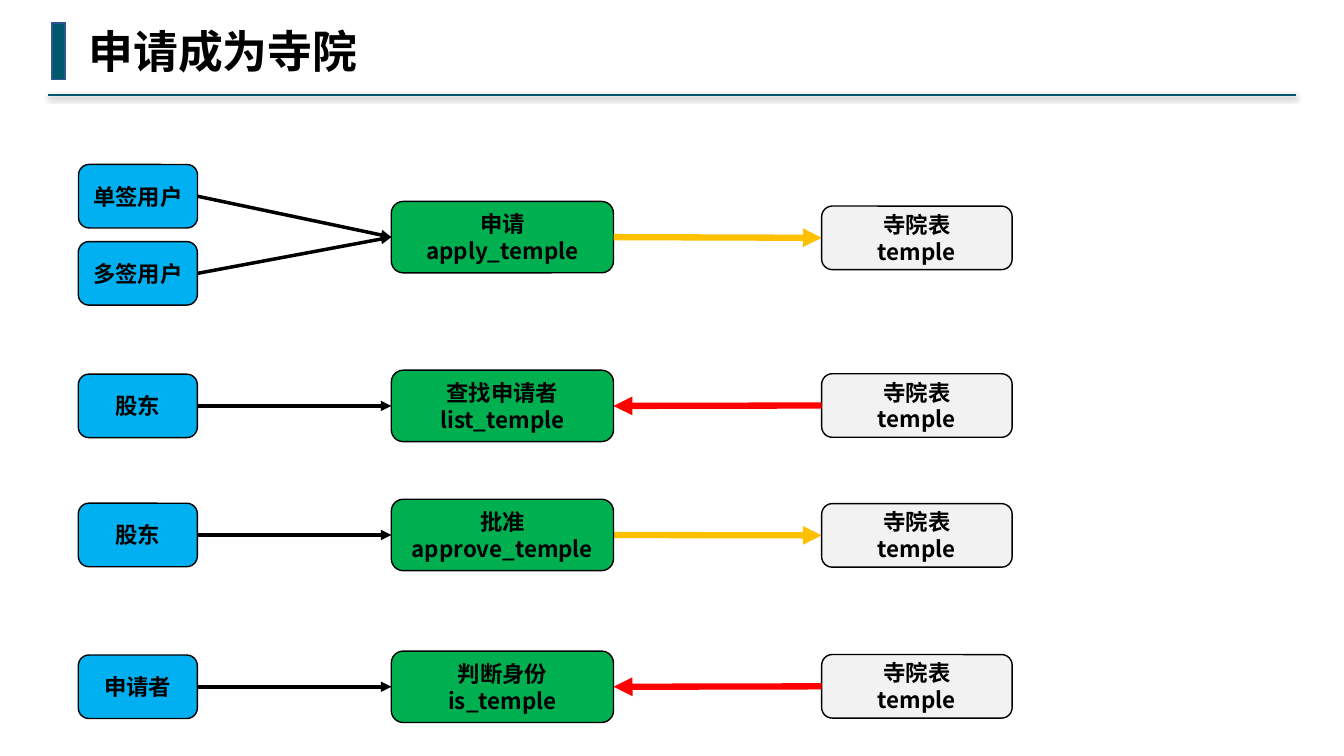
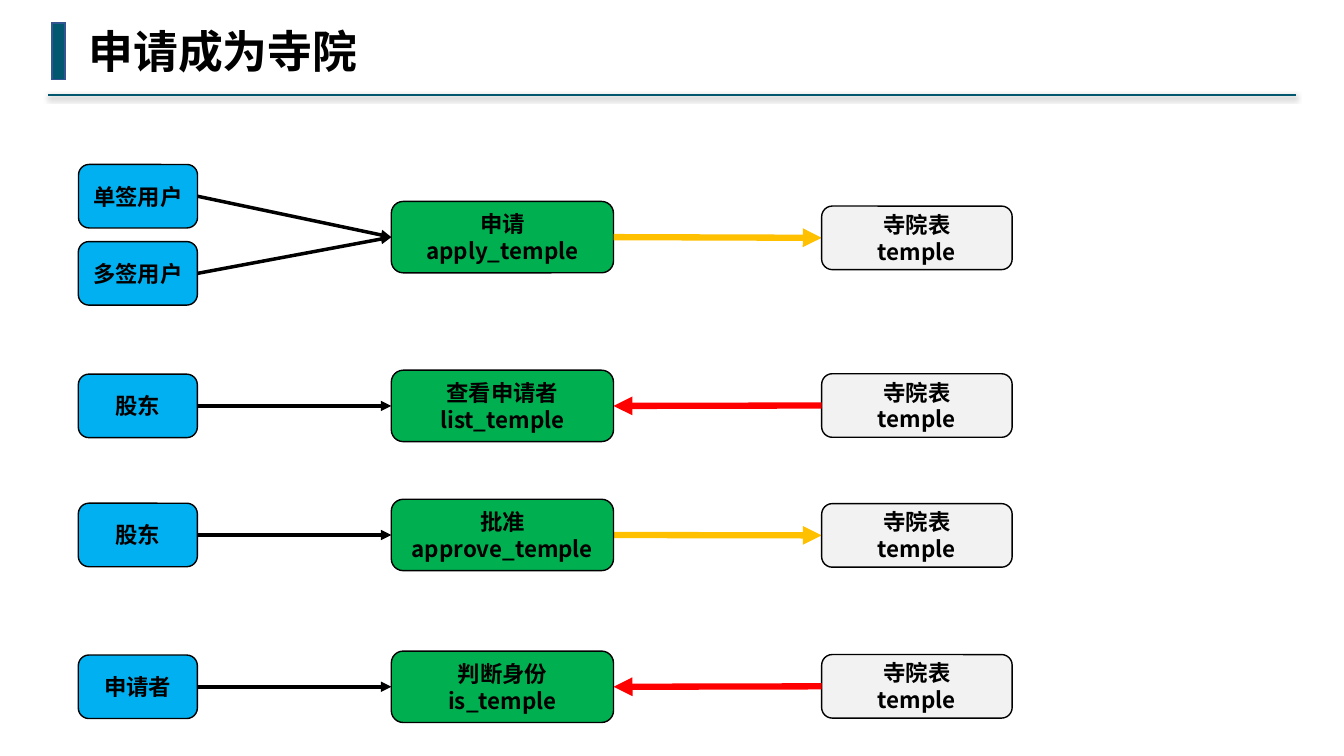
Before and after one commit to buddhachain/buddhaContract, a slide deck: slide 9 of doc/03.角色.pptx. Drawn at 1344x756 pixels with LibreOffice and Linux fonts; fonts in the diff are those of the drawing. Boxes give left, top, right and bottom in pixels: in the first picture for what was removed or moved away, otherwise in the second. Text is boxed around its words. In the diff, an @@ line names an element or a change of style, - is before the commit and + after.

```diff
--- a/doc/03.角色.pptx
+++ b/doc/03.角色.pptx
@@ text in rounded rectangle at [447,382,559,403]: text changed @@
-查找申请者
+查看申请者
```
Also in this commit, not shown: 5 other slides changed, 1 slide added, 1 slide removed, 4 other files.
